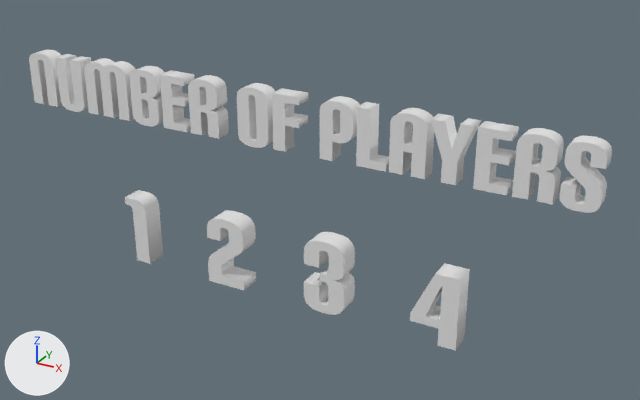
One commit to the OBJ model AnotherOneBitesTheCrust/res/Models/numPlayers.obj: the scene before it, then after it.
Both versions are drawn from a camera (50 mm lens) standing at (7.31, -11.8, 5.31) and looking at (0.64, 0.33, -0.76). The axes (+X, +Y, +Z) are drawn at lower left. The lights are the same throughout. Where no turn or scale is listed for an object, it has been applied to the vertices. Vertices at the same position are counted once.

Names of what the first picture shows: 'numPlayers'.
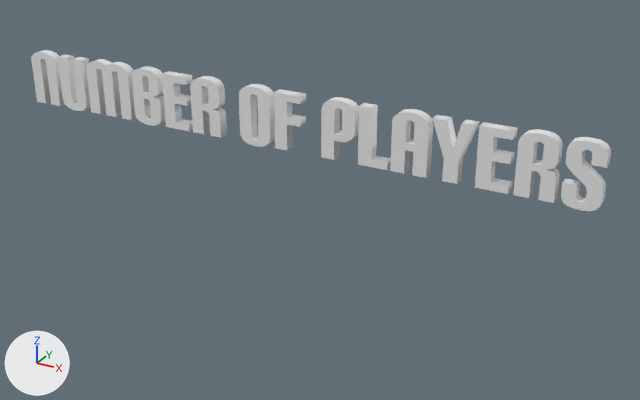
Commit message: Can now select number of players! Doesn't move just yet XD

The change, as a list of edits to the scene's bpy script:
```text
Change me_numplayers:
    where me_numplayers.from_pydata(...)  # 5633 vertices, 11216 faces; spans x -5.31..5.31, y -0.2..0.2, z -2.6..1.2
    used by ob_numplayers; location = (0.0, 0.0, 0.0)
    me_numplayers part 1: the loose piece of 672 vertices spanning x 4.74..5.31, y -0.15..0.15, z 0.18..1.2 is scaled about its middle by (1, 0.6, 1)
    me_numplayers part 2: the loose piece of 430 vertices spanning x 4.07..4.66, y -0.15..0.15, z 0.21..1.2 is scaled about its middle by (1, 0.6, 1)
    me_numplayers part 3: the loose piece of 24 vertices spanning x 3.48..3.99, y -0.15..0.15, z 0.21..1.17 is scaled about its middle by (1, 0.6, 1)
    me_numplayers part 4: the loose piece of 18 vertices spanning x 2.76..3.43, y -0.15..0.15, z 0.21..1.17 is scaled about its middle by (1, 0.6, 1)
    me_numplayers part 5: the loose piece of 260 vertices spanning x 2.11..2.71, y -0.15..0.15, z 0.21..1.2 is scaled about its middle by (1, 0.6, 1)
    me_numplayers part 6: the loose piece of 12 vertices spanning x 1.55..2.06, y -0.15..0.15, z 0.21..1.17 is scaled about its middle by (1, 0.6, 1)
    me_numplayers part 7: the loose piece of 422 vertices spanning x 0.9..1.49, y -0.15..0.15, z 0.21..1.2 is scaled about its middle by (1, 0.6, 1)
    me_numplayers part 8: the loose piece of 20 vertices spanning x 0.03..0.52, y -0.15..0.15, z 0.21..1.17 is scaled about its middle by (1, 0.6, 1)
    me_numplayers part 9: the loose piece of 488 vertices spanning x -0.66..-0.06, y -0.15..0.15, z 0.18..1.2 is scaled about its middle by (1, 0.6, 1)
    me_numplayers part 10: the loose piece of 430 vertices spanning x -1.64..-1.05, y -0.15..0.15, z 0.21..1.2 is scaled about its middle by (1, 0.6, 1)
    me_numplayers part 11: the loose piece of 24 vertices spanning x -2.23..-1.72, y -0.15..0.15, z 0.21..1.17 is scaled about its middle by (1, 0.6, 1)
    me_numplayers part 12: the loose piece of 666 vertices spanning x -2.91..-2.32, y -0.15..0.15, z 0.18..1.2 is scaled about its middle by (1, 0.6, 1)
    me_numplayers part 13: the loose piece of 378 vertices spanning x -3.95..-2.99, y -0.15..0.15, z 0.21..1.2 is scaled about its middle by (1, 0.6, 1)
    me_numplayers part 14: the loose piece of 276 vertices spanning x -4.63..-4.05, y -0.15..0.15, z 0.18..1.17 is scaled about its middle by (1, 0.6, 1)
    me_numplayers part 15: the loose piece of 252 vertices spanning x -5.31..-4.72, y -0.15..0.15, z 0.21..1.2 is scaled about its middle by (1, 0.6, 1)
    me_numplayers part 16: the loose piece of 675 vertices spanning x 0.61..1.39, y -0.2..0.2, z -2.6..-1.24 is deleted
    me_numplayers part 17: the loose piece of 505 vertices spanning x -1.39..-0.61, y -0.2..0.2, z -2.6..-1.28 is deleted
    me_numplayers part 18: the loose piece of 61 vertices spanning x -3.24..-2.76, y -0.2..0.2, z -2.6..-1.32 is deleted
    me_numplayers part 19: the loose piece of 20 vertices spanning x 2.6..3.4, y -0.2..0.2, z -2.6..-1.32 is deleted
```

Location of each change, (x1, y1, x2, y2) in pixels of the pictures (640 x 400 px; the box of a moved part takes in the faces that stretch with it):
'numPlayers', reshaped (47% shorter): before (29, 49, 612, 351); after (31, 50, 611, 211)
part 1 of me_numplayers, moved or reshaped: before (560, 136, 612, 213); after (561, 137, 611, 211)
part 2 of me_numplayers, moved or reshaped: before (512, 128, 564, 204); after (513, 129, 563, 203)
part 3 of me_numplayers, moved or reshaped: before (473, 121, 519, 195); after (475, 122, 518, 194)
part 4 of me_numplayers, moved or reshaped: before (431, 113, 481, 185); after (432, 115, 480, 184)
part 5 of me_numplayers, moved or reshaped: before (389, 108, 434, 179); after (390, 109, 433, 178)
part 6 of me_numplayers, moved or reshaped: before (356, 102, 389, 172); after (358, 103, 391, 170)
part 7 of me_numplayers, moved or reshaped: before (320, 96, 360, 161); after (321, 97, 359, 160)
part 8 of me_numplayers, moved or reshaped: before (272, 88, 308, 152); after (274, 89, 306, 151)
part 9 of me_numplayers, moved or reshaped: before (237, 83, 275, 148); after (239, 84, 275, 147)
part 10 of me_numplayers, moved or reshaped: before (188, 75, 229, 139); after (190, 76, 227, 138)
part 11 of me_numplayers, moved or reshaped: before (160, 70, 195, 132); after (162, 71, 193, 131)
part 12 of me_numplayers, moved or reshaped: before (130, 66, 165, 127); after (132, 66, 165, 126)
part 13 of me_numplayers, moved or reshaped: before (84, 58, 136, 121); after (86, 59, 136, 120)
part 14 of me_numplayers, moved or reshaped: before (55, 54, 91, 112); after (58, 55, 91, 111)
part 15 of me_numplayers, moved or reshaped: before (29, 49, 62, 107); after (31, 50, 65, 106)
part 16 of me_numplayers, deleted: before (304, 232, 355, 315)
part 17 of me_numplayers, deleted: before (207, 210, 256, 290)
part 18 of me_numplayers, deleted: before (125, 190, 163, 264)
part 19 of me_numplayers, deleted: before (410, 263, 470, 351)
